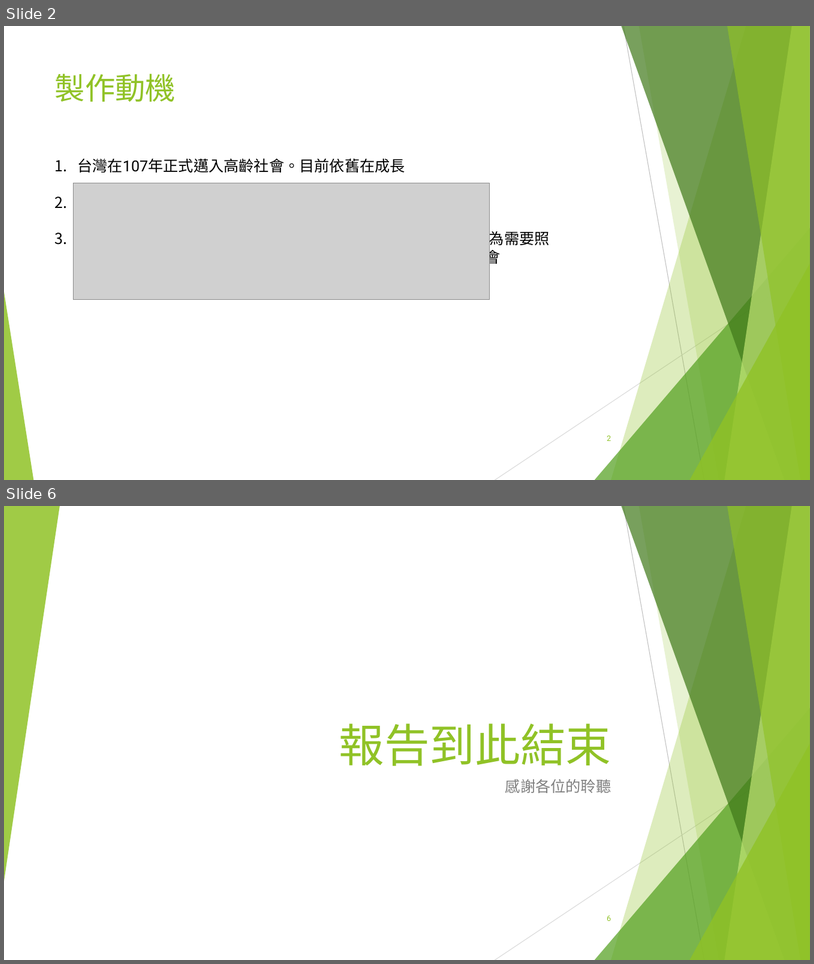
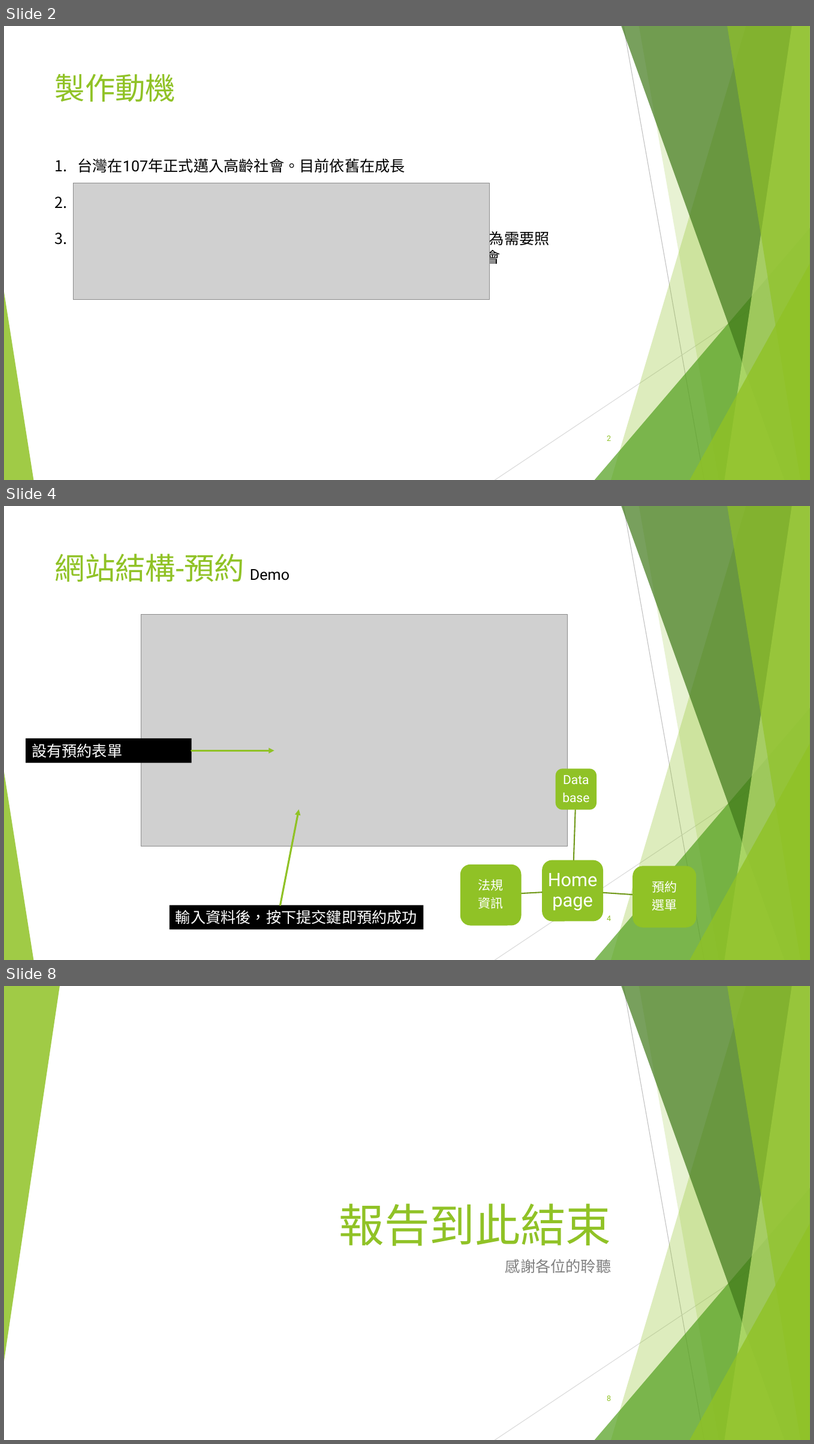
Before and after one commit to timli12/html-test, a slide deck: public/別擔心，我來「照」-01057102-01057123.pptx. Shown one above the other, each under a label of ours: slides 2 and 6 before the commit, slides 2, 4 and 8 after it; the slides between them are not shown. The pictures are 814x964 and 814x1444 pixels, drawn with LibreOffice and Linux fonts; fonts in the diff are those of the drawing; grey boxes stand for pictures. Boxes give left, top, right and bottom in pixels: in the first picture for what was removed or moved away, otherwise in the second. Text is boxed around its words. In the diff, an @@ line names an element or a change of style, - is before the commit and + after.

```diff
--- a/public/別擔心，我來「照」-01057102-01057123.pptx
+++ b/public/別擔心，我來「照」-01057102-01057123.pptx
@@ slide 4 added at [4, 506, 810, 960], background #FFFFFF; not listed: 10 template elements that a slide beside it also shows @@
@@ title added at [55, 553, 245, 582], 36 pt, text #90C226 @@
+網站結構-預約
@@ text added at [250, 569, 290, 580], 18 pt, text #000000 @@
+Demo
@@ picture added at [141, 614, 567, 846] @@
@@ rectangle added at [26, 738, 192, 762], fill #000000, 18 pt, text #FFFFFF @@
+設有預約表單
@@ arrow added from (192, 750) to (275, 750), #90C226 2.25 pt @@
@@ arrow added from (281, 904) to (299, 809), #90C226 2.25 pt @@
@@ group added at [461, 769, 696, 928]: 4 rounded rectangles, 4 texts, 3 freeform shapes @@
+Home page
+Data
+base
+預約
+選單
+法規
+資訊
@@ rectangle added at [170, 904, 424, 929], fill #000000, 18 pt, text #FFFFFF @@
+輸入資料後，按下提交鍵即預約成功
@@ page number added at [607, 915, 611, 921], 9 pt, text #90C226 @@
+4
@@ what was slide 6 is now slide 8 @@
```
Also in this commit, not shown: 3 slides changed, 1 other slide added, 1 other file.
